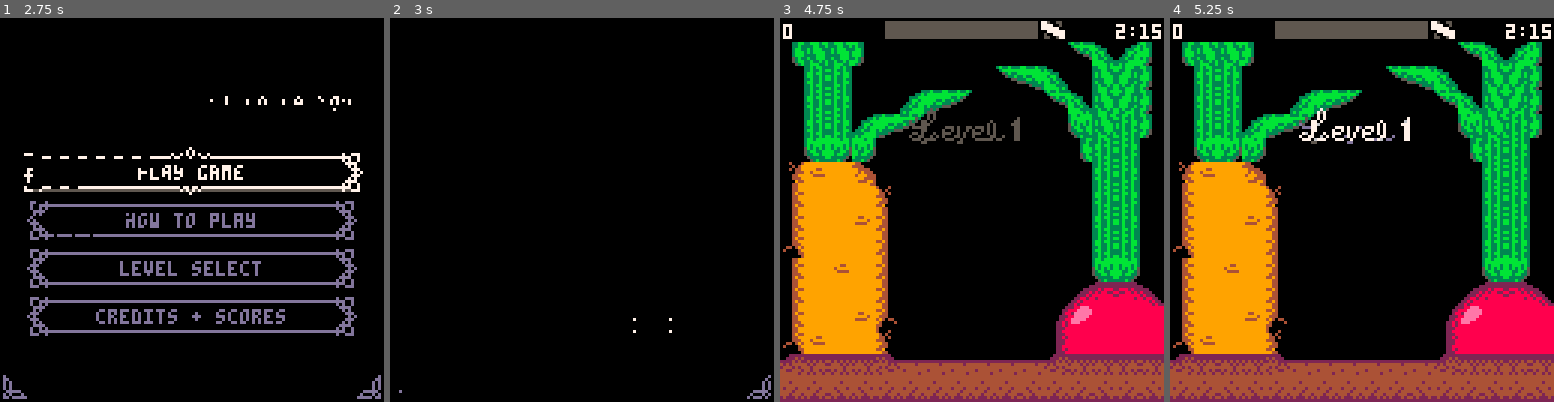
Above: before the commit, frames 1-4 (left to right).
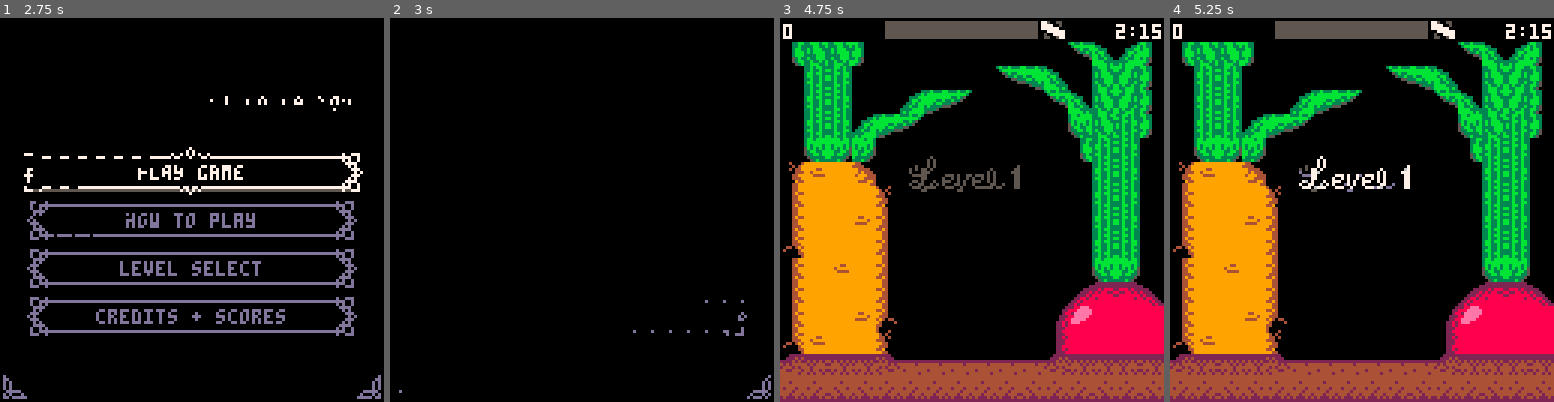
Above: after the commit, the same moments.

Repository: aylanonsense/8-legs-to-love
Game: PICO-8 cartridge spider.p8
Two runs of this game, one before a commit and one after it. Both use one fixed random seed, a clock stepped at 60 frames per second and the inputs below.
Inputs:
- Up to frame 1 (2.75 s): tap X (X key) at 0.33, 1.07, 1.85 s; tap O (Z key) at 0.7, 1.7, 2.1, 2.5 s; hold Right 1.6-2.1 s; hold Up 2.15-2.42 s; hold Right from 2.47 s (still down)
- Up to frame 2 (3 s): keep holding Right; tap O (Z key) at 2.9 s; tap X (X key) at 2.97 s
- Up to frame 3 (4.75 s): release Right at 3.03 s; hold Left 3.08-3.58 s; tap O (Z key) every 0.4 s from 3.3 to 4.5 s; hold Down 3.63-3.97 s; hold Right 4.02-4.68 s; tap X (X key) at 4.08 s; hold Up from 4.73 s (still down)
- Up to frame 4 (5.25 s): tap O (Z key) at 4.9 s; release Up at 5.03 s; hold Left from 5.08 s (still down); tap X (X key) at 5.2 s

Frame 1 is identical in both runs. In frame 2, 0.1% of the frame differs, in the area x 63-93%, y 73-83%; in frame 3, 1.4%; in frame 4, 1.4%, in the area x 33-63%, y 23-46%.

Commit message:
Adding final level (house)

Diff:
--- a/spider.p8
+++ b/spider.p8
@@ -43,7 +43,7 @@
 local levels={
 	-- spawn_x,spawn_y,tileset,tiles,hazard,has_bottom
 	{20,75,"garden","m##n        vrqn !@      vtr #$n !@  qsu   vr#$n !@qsu  . . o#@n opp  . .+. m!@ i86l .+.*.+. !@ e666j .+*+ ..!@ e669f.+*..+. !@ g666f..+*+. .!@ e686f.+.*+.. op e666f +*+.. w%^xe669h.+.+. y-(((g866j . .. 0((((c544daaaaaac44542233222222322323",nil,true},
-	{27,51,"unknown","                                                                                                                                                                                                                                                "},
+	{75,107,"house","       $00#            $00#            $00#            $00#          ..)88(.mo      .+. . . .ksp!!!%.++.++.+.kul000# +.*+**+.kul000#.+*+.+*+.cwd888(.++*+.++ e0f   ..+*+.+*+.gyh    ++..++++.qyr     .ab ... i0j    444444444444    246324632643","paintings"},
 	{27,51,"bridge","wxwx        mwxwxwxn          yi ymwl. .   .okz kyi  .*+*+.kxwxl y .+.+.++.. jz  z  . .. .    y 444424476555555300000eg..hf11111000eg. . ..hf111!0c ..+**+. .d1@80a.+++*+*++ b19#!  +++.++.+  @$#8   . . ..   9$#vssssssssssqsu$vssssssssssssssu","river"},
 	{30,35,"construction","  0y     c    wy  wy     k    wy  wy     i    wy  wy   +...+  wyssoqsu.+*+*+.mso  wy...+.+*+..wy  wy.+++*+.++.wy  wy.+*.*++*+.wy  wy.+*.**.*+.0y  wy.+.*+.**+.wy  wy.++*+**++.wyg wy..+++++...wyoqssu  ...  msoq  wy          wyaawybbaabbaa awy","platforms"},
 	{97,72,"skyscrapers","                          e            gkkikkkm    . +. . o     c. .*+.++.oawwu %u.+*+.*+.qww(u %u ++*.++ s(((u %u..+.**+.s(((u %%u .*+*+ s((-u %%u.+**+..s([-u %%u ++.*+.s(768 %%u. .+*+.s(@!# %%zy0.+*. s(@!# %%324.+...s(@!# %%324   768(@!# ","wind"},
@@ -53,7 +53,7 @@
 local tilesets={
 	-- base_sprite,{solid_bits}
 	garden={172,{240,255, 254,255, 204,204, 204,136, 200,204, 236,255, 204,204, 255,255, 232,254, 255,63, 127,1, 200,254, 200,204, 204,204}},
-	unknown={0,{}},
+	house={126,{0,238, 236,206, 140,200, 236,254, 255,206, 204,204, 255,207, 119,255}},
 	bridge={236,{19,17, 127,51, 255,63, 63,0, 127,19, 238,142, 255,255, 0,240, 0,0, 0,0, 206,8}},
 	construction={195,{0,0, 0,0, 0,255, 0,255}},
 	skyscrapers={148,{0,200, 119,119, 238,238, 247,255, 254,255, 240,255, 112,255, 238,238, 238,238, 204,204, 51,51}},
@@ -65,7 +65,7 @@
 	{"beetle",80,{8,13,2,1},2},
 	{"firefly",96,{9,4,2,1},3},
 	{"hornet",112,{10,9,5,1},5,true},
-	{"dragonfly",71,{11,3,5,1},5,true}
+	{"dragonfly",73,{11,3,5,1},5,true}
 }
 local entity_classes={
 	spider={
@@ -193,6 +193,7 @@
 				if web_point.is_in_freefall and not web_point.has_been_anchored and speed>0.8 then
 					self.web_uncollision_frames=4
 				end
+				sfx(3,1)
 				self:finish_spinning_web()
 			-- the spider starts spinning web when z is pressed
 			elseif not self.is_spinning_web and self.button_spin_press and self.webbing>0 then
@@ -205,7 +206,7 @@
 					web_point=web_point
 				})
 				-- play spinning sound
-				sfx(3,1)
+				sfx(2,1)
 			-- the spider stops spinning web when z is no longer held or it's been spinning for too long
 			elseif self.is_spinning_web and not self.button_spin then
 				self.is_placing_web,self.is_spinning_web=true -- ,false
@@ -237,24 +238,24 @@
 			-- play a walking sound effect
 			if self.walk_counter<=0 and not self.is_in_freefall and (self.vx!=0 or self.vy!=0) then
 				self.walk_counter=7
-				sfx((self.is_spinning_web or self.is_placing_web) and 1 or 0,0)
+				sfx(0,0)
 			end
 			-- play a jumping sound effect
 			if self.is_in_freefall and not was_in_freefall then
-				sfx(2,0)
+				sfx(1,0)
 			end
 		end,
 		draw=function(self)
-			local sprite,dx,dy,flipped_x,flipped_y=109,3.5,3.5
+			local sprite,dx,dy,flipped_x,flipped_y=29,3.5,3.5
 			if self.facing_x<-0.4 then
 				flipped_x,dx=true,2.5
 			elseif self.facing_x<0.4 then
-				sprite=93
+				sprite=13
 			end
 			if self.facing_y<-0.4 then
 				flipped_y,dy=true,2.5
 			elseif self.facing_y<0.4 then
-				sprite=125
+				sprite=45
 			end
 			-- flip through the walk cycle
 			if not self.is_in_freefall and (self.vx!=0 or self.vy!=0) then
@@ -453,7 +454,7 @@
 		draw=function(self)
 			if self.frames_to_death<=15 then
 				colorwash(bug_species[self.species][3][1])
-				spr(92-ceil(self.frames_to_death/3),self.x-3,self.y-4)
+				spr(44-ceil(self.frames_to_death/3),self.x-3,self.y-4)
 				pal()
 			end
 		end,
@@ -691,8 +692,8 @@
 		end
 	},
 	level_intro={
-		x=63,
-		y=28,
+		x=59,
+		y=47,
 		frames_to_death=139,
 		draw=function(self)
 			local f=self.frames_alive-40
@@ -701,9 +702,9 @@
 				for i=j,#colors do
 					pal(colors[i],colors[j])
 				end
-				spr(38,44,18)
-				sspr(48,24,32,8,43,26)
-				spr(57+level_num,75,25)
+				spr(38,44,18+16)
+				sspr(48,24,32,8,43,26+16)
+				spr(57+level_num,75,25+16)
 				pal()
 			end
 		end,
@@ -781,6 +782,11 @@
 			self.characters_shown=min(self.characters_shown+1,#self.text)
 			if self.characters_shown>=#self.text then
 				self.frames_fully_shown=increment_looping_counter(self.frames_fully_shown)
+			else
+				local c=sub(self.text,self.characters_shown,self.characters_shown)
+				if c!=" " and c!="/" then
+					sfx(4,3)
+				end
 			end
 		end,
 		draw=function(self)
@@ -858,12 +864,24 @@
 	game_event_text={
 		render_layer=3,
 		x=64,
-		y=28,
+		y=42,
 		frames_to_death=100,
 		draw=function(self)
 			color(({7,6,5,1})[mid(1,flr(self.frames_alive/4-20),4)])
 			local wiggle=self.frames_alive<4 and 2*(self.frames_alive%2)-1 or 0
 			print(self.text,self.x+wiggle-2*#self.text,self.y)
+		end
+	},
+	painting1={
+		render_layer=3,
+		draw=function(self)
+			sspr(56,32,16,32,64,0)
+		end
+	},
+	painting2={
+		render_layer=3,
+		draw=function(self)
+			sspr(72,40,24,16,0,56)
 		end
 	}
 }
@@ -953,7 +971,7 @@
 	draw_corners()
 	sspr(0,0,48,32,40,26)
 	line(73,58,73,74,7)
-	spr(93,69,75)
+	spr(13,69,75)
 	if scene_frame%30<20 then
 		print("press z to start",32,100,7)
 	end
@@ -971,7 +989,7 @@
 
 function update_menu()
 	update_simulation()
-	if scene_frame>7 then
+	if scene_frame>7 and transition_frames_left<=0 then
 		if btnp(4) then
 			menu_buttons:select()
 			local button_index=menu_buttons.button_index
@@ -1021,31 +1039,31 @@
 			respawn_x=64,
 			respawn_y=97,
 			instructions={
-				60,
+				70,
 				-- move with arrow keys
 				" a    ",20,
 				"   d  ",40,
 				" a    ",20,
-				"      ",20,
+				"      ",10,
 				-- walk up pillar
 				" a    ",35,
 				"wa    ",10,
 				"w     ",30,
 				"   d  ",10,
-				"      ",90,
+				"      ",130,
 				-- spin web
 				"    z+",40,
-				"      ",90,
+				"      ",50,
 				-- jump to next pillar
-				"   d  ",72,
+				"   d  ",73,
 				"w  d  ",10,
 				"w     ",30,
-				" a    ",10,
-				"      ",90,
+				" a    ",8,
+				"      ",121,
 				-- place end of web
 				"     +",10,
 				"   d  ",10,
-				"      ",250,
+				"      ",220,
 				-- eat bug
 				" a    ",45,
 				"      ",60,
@@ -1091,7 +1109,7 @@
 		create_entity("speech_box",{
 			text="      build a nice web,     /    eat some tasty bugs,    /        and have fun!       "
 		})
-	elseif scene_frame==1425 then
+	elseif scene_frame==1415 then
 		transition_to_scene("title")
 	end
 end
@@ -1113,13 +1131,13 @@
 	init_simulation()
 	menu_buttons=create_entity("buttons",{
 		y=24,
-		buttons={"garden","???","bridge","construction","skyscrapers","space"}
+		buttons={"garden","house","bridge","construction","skyscrapers","space"}
 	})
 end
 
 function update_level_select()
 	update_simulation()
-	if scene_frame>7 then
+	if scene_frame>7 and transition_frames_left<=0 then
 		if btnp(4) then
 			menu_buttons:select()
 			level_num,score_cumulative,is_story_mode=menu_buttons.button_index,0 -- ,false
@@ -1135,7 +1153,7 @@
 	draw_simulation()
 	local i
 	for i=1,6 do
-		spr(41+i,100,9+16*i)
+		spr(21+i,100,9+16*i)
 	end
 	print("select a level",36,10,7)
 end
@@ -1146,7 +1164,7 @@
 	local i
 	-- reset entities, tiles, and variables
 	init_simulation()
-	level,timer,frames_until_spawn_bug,spawns_until_pause=levels[level_num],140,0,3
+	level,timer,frames_until_spawn_bug,spawns_until_pause=levels[level_num],141,0,3
 	-- load the level
 	load_tiles(level[4],level[3])
 	-- create entities
@@ -1163,6 +1181,9 @@
 				move_scale=0.25+rnd(0.75)
 			})
 		end
+	elseif level[5]=="paintings" then
+		create_entity("painting1",{})
+		create_entity("painting2",{})
 	end
 end
 
@@ -1277,8 +1298,7 @@
 	if scene_frame>15 and btnp(4) then
 		if scene_frame<final_frame then
 			scene_frame=final_frame
-		else
-			level_num+=1
+		elseif transition_frames_left<=0 then
 			if is_story_mode and level_num<#levels then
 				level_num+=1
 				transition_to_scene("game")
@@ -1431,7 +1451,7 @@
 			-- 				should_draw=band(2^(bit-1),tile.solid_bits[1])>0
 			-- 			end
 			-- 			if should_draw then
-			-- 				rectfill(x+2*x2,y+2*y2,x+2*x2+1,y+2*y2+1,7)
+			-- 				rectfill(x+2*x2,y+2*y2,x+2*x2+1,y+2*y2+1,8)
 			-- 			end
 			-- 		end
 			-- 	end
@@ -1670,7 +1690,7 @@
 			(allow_occupied or not web_point.caught_bug) and
 			(allow_unanchored or web_point.has_been_anchored) then
 			local square_dist=calc_square_dist(x,y,web_point.x,web_point.y)
-			if square_dist<closest_square_dist then
+			if square_dist>=0 and (not closest_web_point or square_dist<closest_square_dist) then
 				closest_web_point,closest_square_dist=web_point,square_dist
 			end
 		end
@@ -1691,7 +1711,7 @@
 			local x2,y2=calc_closest_point_on_line(from_obj.x,from_obj.y,to_obj.x,to_obj.y,x,y)
 			if x2!=nil and y2!=nil then
 				local square_dist=calc_square_dist(x,y,x2,y2)
-				if not closest_square_dist or square_dist<closest_square_dist then
+				if square_dist>=0 and (not closest_square_dist or square_dist<closest_square_dist) then
 					closest_x,closest_y,closest_square_dist=x2,y2,square_dist
 				end
 			end
@@ -1785,10 +1805,6 @@
 		props[p]=obj[p]
 	end)
 	return props
-end
-
-function get_char_at(str,i)
-	-- todo
 end
 
 
Not shown, changed: 69 lines of the sprite sheet (__gfx__) section of spider.p8
Not shown, changed: the sound effects (__sfx__) section of spider.p8
